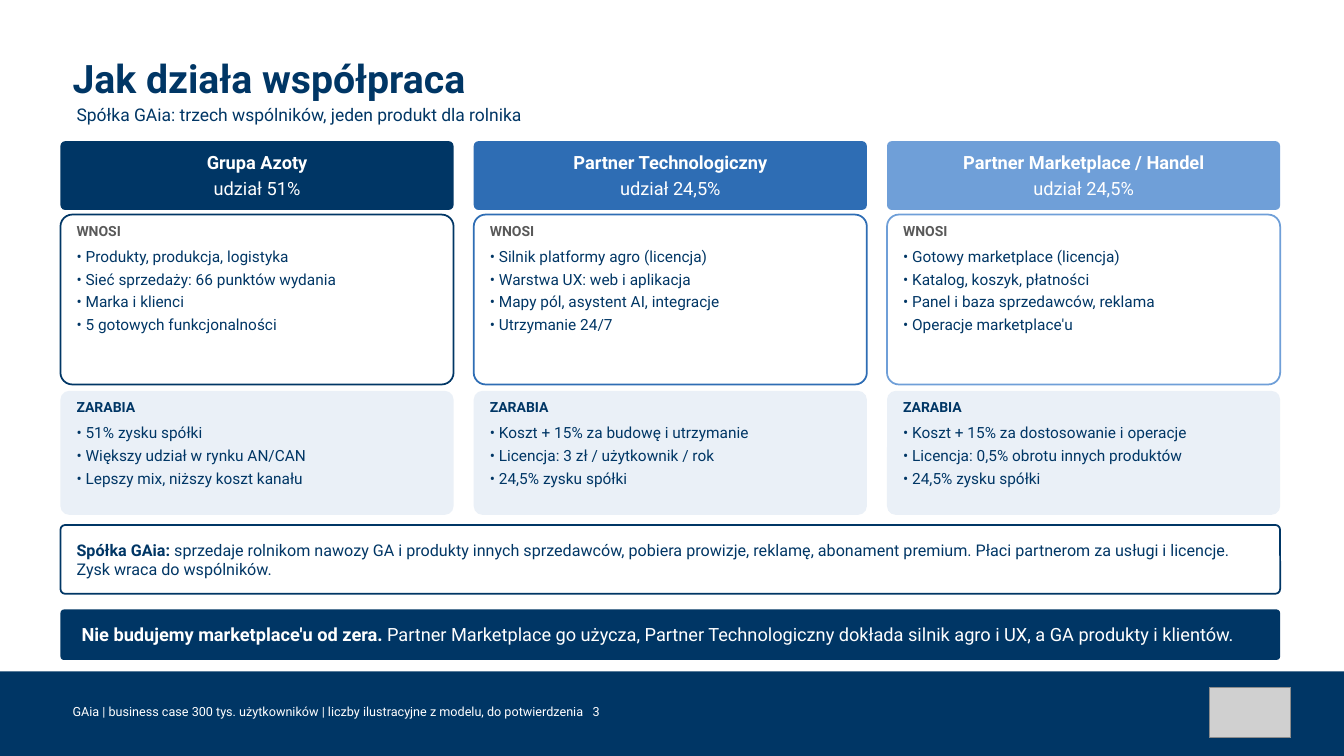
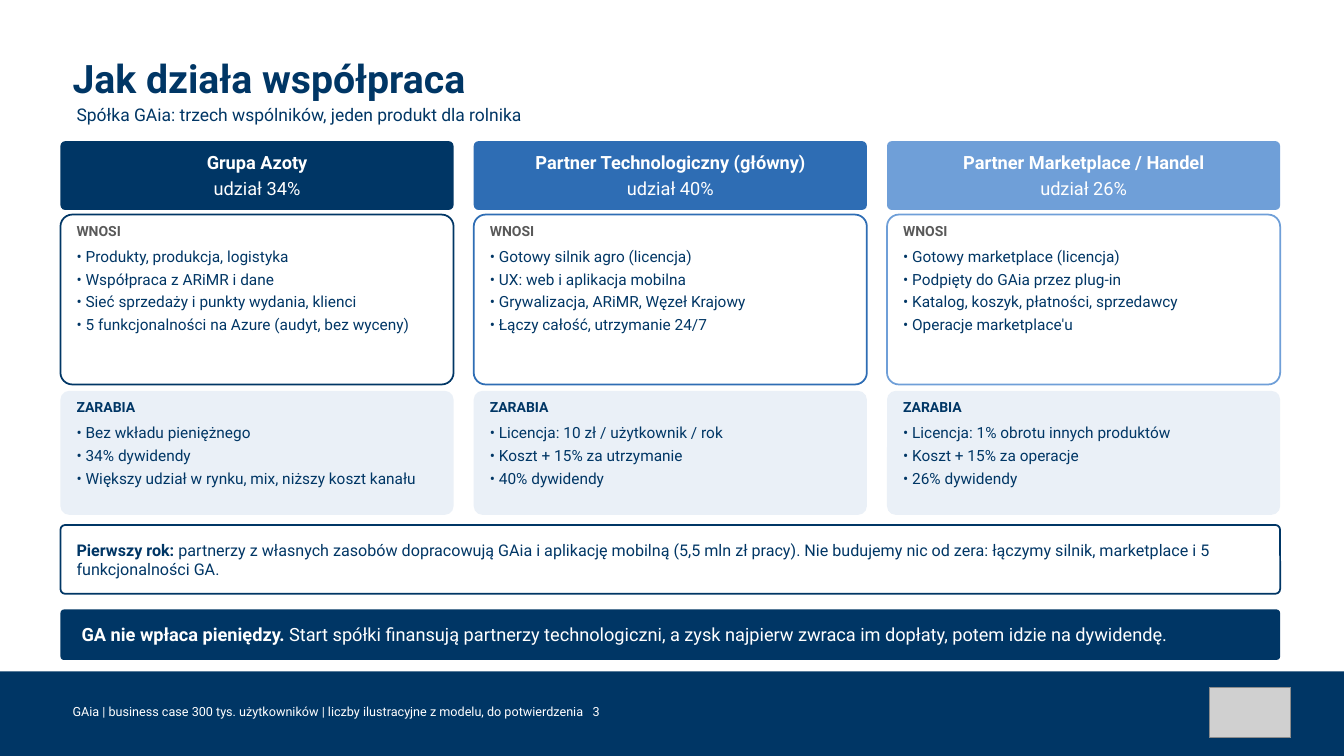
Before and after one commit to Angelika-pruchniak/gaia, a slide deck: slide 3 of GA_GAia_prezentacja_business_case.pptx. Drawn at 1344x756 pixels with LibreOffice and Linux fonts; fonts in the diff are those of the drawing; grey boxes stand for pictures. Boxes give left, top, right and bottom in pixels: in the first picture for what was removed or moved away, otherwise in the second. Text is boxed around its words. In the diff, an @@ line names an element or a change of style, - is before the commit and + after.

```diff
--- a/GA_GAia_prezentacja_business_case.pptx
+++ b/GA_GAia_prezentacja_business_case.pptx
@@ text at (535,155,806,195): text changed @@
-Partner Technologiczny
-udział 24,5%
+Partner Technologiczny (główny)
+udział 40%
@@ text at (214,181,301,195): text changed @@
-udział 51%
+udział 34%
@@ text at (1040,181,1127,195): text changed @@
-udział 24,5%
+udział 26%
@@ text at (499,250,745,334): text changed @@
-• Silnik platformy agro (licencja)
-• Warstwa UX: web i aplikacja
-• Mapy pól, asystent AI, integracje
-• Utrzymanie 24/7
+• Gotowy silnik agro (licencja)
+• UX: web i aplikacja mobilna
+• Grywalizacja, ARiMR, Węzeł Krajowy
+• Łączy całość, utrzymanie 24/7
@@ text at (86,273,409,334): text changed @@
-• Sieć sprzedaży: 66 punktów wydania
-• Marka i klienci
-• 5 gotowych funkcjonalności
+• Współpraca z ARiMR i dane
+• Sieć sprzedaży i punkty wydania, klienci
+• 5 funkcjonalności na Azure (audyt, bez wyceny)
@@ text at (912,273,1178,311): text changed @@
-• Katalog, koszyk, płatności
-• Panel i baza sprzedawców, reklama
+• Podpięty do GAia przez plug-in
+• Katalog, koszyk, płatności, sprzedawcy
@@ text at (86,426,416,488): text changed @@
-• 51% zysku spółki
-• Większy udział w rynku AN/CAN
-• Lepszy mix, niższy koszt kanału
+• Bez wkładu pieniężnego
+• 34% dywidendy
+• Większy udział w rynku, mix, niższy koszt kanału
@@ text at (499,426,723,488): text changed @@
-• Koszt + 15% za budowę i utrzymanie
-• Licencja: 3 zł / użytkownik / rok
-• 24,5% zysku spółki
+• Licencja: 10 zł / użytkownik / rok
+• Koszt + 15% za utrzymanie
+• 40% dywidendy
@@ text at (912,426,1171,488): text changed @@
-• Koszt + 15% za dostosowanie i operacje
-• Licencja: 0,5% obrotu innych produktów
-• 24,5% zysku spółki
+• Licencja: 1% obrotu innych produktów
+• Koszt + 15% za operacje
+• 26% dywidendy
@@ text at (77,543,1209,579): text changed @@
-Spółka GAia: sprzedaje rolnikom nawozy GA i produkty innych sprzedawców, pobiera prowizje, reklamę, abonament premium. Płaci partnerom za usługi i licencje. Zysk wraca do wspólników.
+Pierwszy rok: partnerzy z własnych zasobów dopracowują GAia i aplikację mobilną (5,5 mln zł pracy). Nie budujemy nic od zera: łączymy silnik, marketplace i 5 funkcjonalności GA.
@@ text at (82,627,1166,645): text changed @@
-Nie budujemy marketplace'u od zera. Partner Marketplace go użycza, Partner Technologiczny dokłada silnik agro i UX, a GA produkty i klientów.
+GA nie wpłaca pieniędzy. Start spółki finansują partnerzy technologiczni, a zysk najpierw zwraca im dopłaty, potem idzie na dywidendę.
```
Also in this commit, not shown: 16 other slides changed, 1 slide added, 9 other files.
